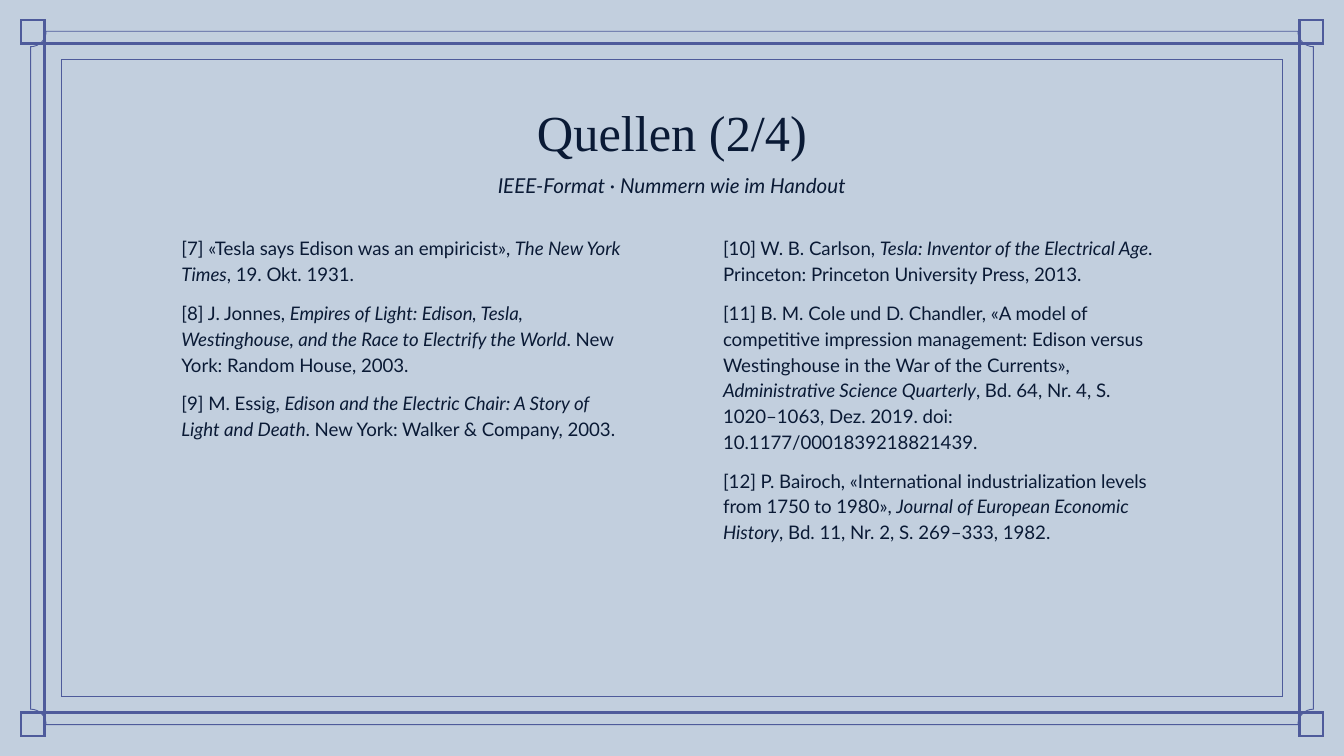
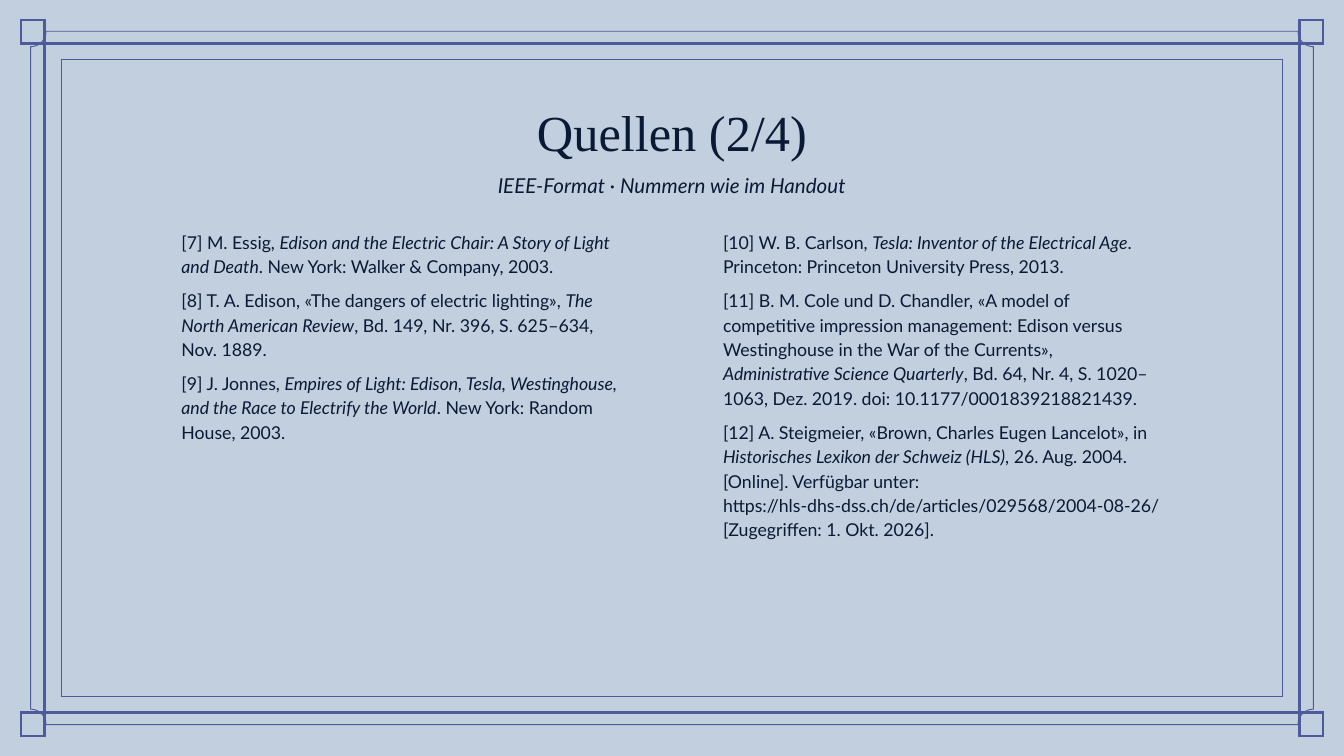
Before and after one commit to simonbruder-hub/Edison_vs_Westinghouse, a slide deck: slide 19 of abgabe/Praesentation_Stromkrieg_Bruder.pptx. Drawn at 1344x756 pixels with LibreOffice and Linux fonts; fonts in the diff are those of the drawing; background and template pictures are left out. Boxes give left, top, right and bottom in pixels: in the first picture for what was removed or moved away, otherwise in the second. Text is boxed around its words. In the diff, an @@ line names an element or a change of style, - is before the commit and + after.

```diff
--- a/abgabe/Praesentation_Stromkrieg_Bruder.pptx
+++ b/abgabe/Praesentation_Stromkrieg_Bruder.pptx
@@ subtitle at [181,235,617,441]: text changed; size 10 to 9.5 pt; italic off @@
-[7] «Tesla says Edison was an empiricist», The New York Times, 19. Okt. 1931.
-[8] J. Jonnes, Empires of Light: Edison, Tesla, Westinghouse, and the Race to Electrify the World. New York: Random House, 2003.
-[9] M. Essig, Edison and the Electric Chair: A Story of Light and Death. New York: Walker & Company, 2003.
+[7] M. Essig, Edison and the Electric Chair: A Story of Light and Death. New York: Walker & Company, 2003.
+[8] T. A. Edison, «The dangers of electric lighting», The North American Review, Bd. 149, Nr. 396, S. 625–634, Nov. 1889.
+[9] J. Jonnes, Empires of Light: Edison, Tesla, Westinghouse, and the Race to Electrify the World. New York: Random House, 2003.
@@ subtitle at [723,235,1147,407]: size 10 to 9.5 pt in "[10] W. B. Carlson, Tesla: Inventor of ...", "[11] B. M. Cole und D. Chandler, ..."; less space between paragraphs @@
@@ subtitle at [723,425,1159,539]: text changed; size 10 to 9.5 pt @@
-[12] P. Bairoch, «International industrialization levels from 1750 to 1980», Journal of European Economic History, Bd. 11, Nr. 2, S. 269–333, 1982.
+[12] A. Steigmeier, «Brown, Charles Eugen Lancelot», in Historisches Lexikon der Schweiz (HLS), 26. Aug. 2004. [Online]. Verfügbar unter: https://hls-dhs-dss.ch/de/articles/029568/2004-08-26/ [Zugegriffen: 1. Okt. 2026].
```
Also in this commit, not shown: 16 other slides changed, 3 slides added, 2 slides removed, 16 other files.
